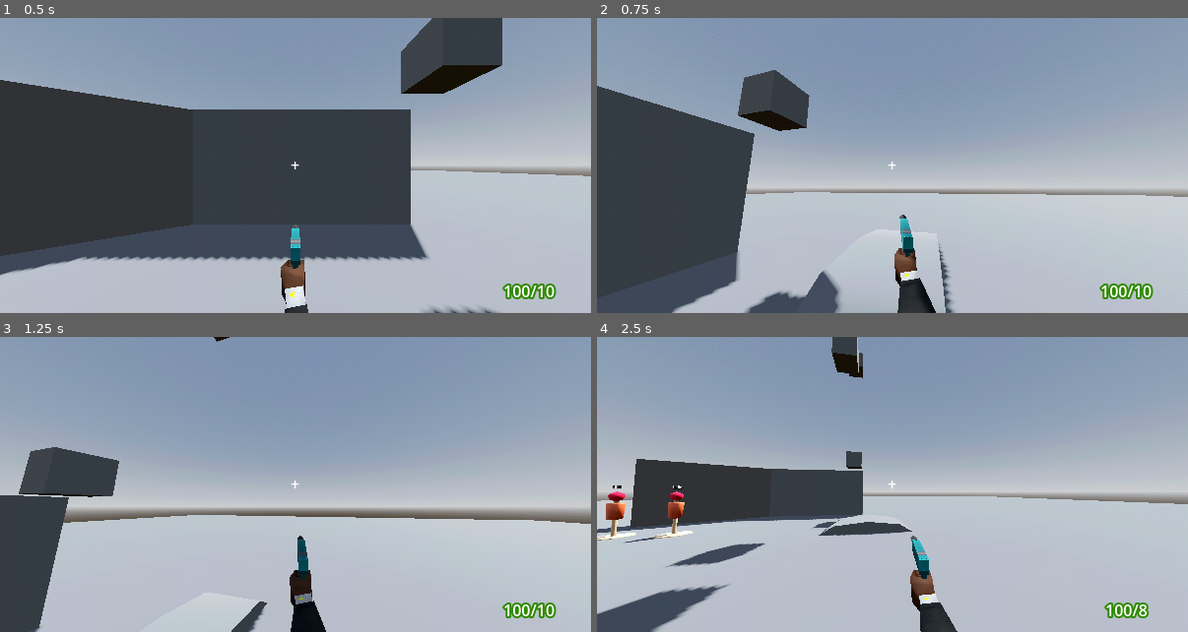
Above: before the commit, frames 1-4 (two rows, left to right).
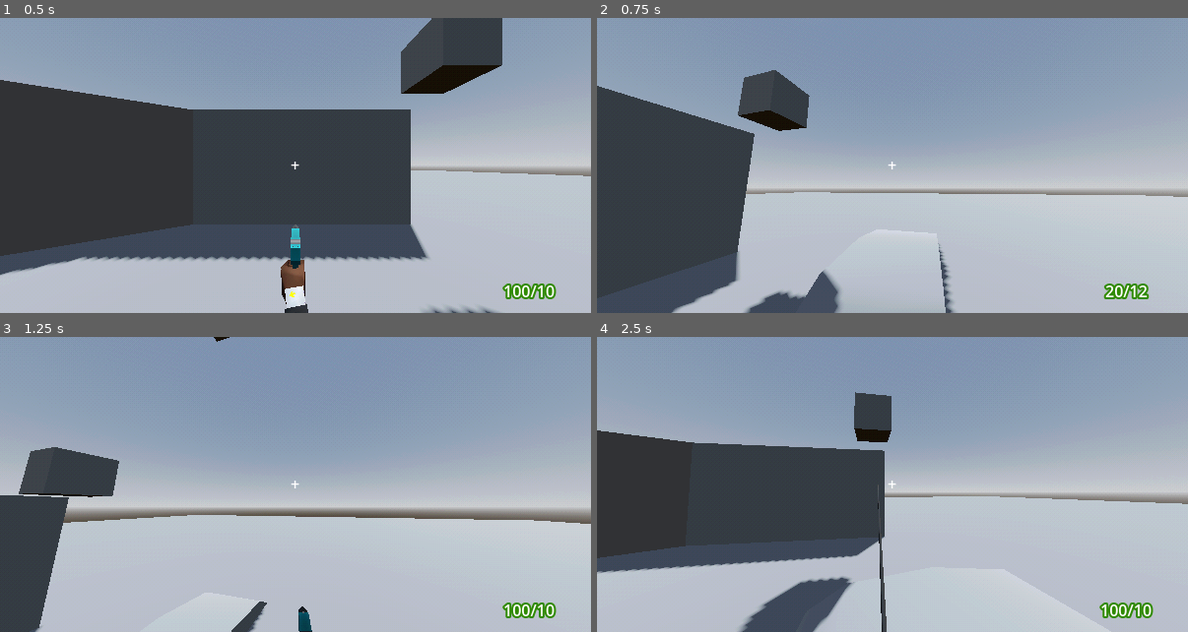
Above: after the commit, the same moments.

Repository: TheoLomeuBraga/kill-the-tower-boss
Game: Godot game, scene res://levels/test/test_level.tscn
Two runs of this game, one before a commit and one after it. Both use one fixed random seed, a clock stepped at 60 frames per second and the inputs below. The project has no main scene, so this scene is started directly.
Inputs (mouse positions are in pixels of both pictures, inside the frame that each line leads up to):
- Up to frame 1 (0.5 s): no input
- Up to frame 2 (0.75 s): move the mouse to (1022, 150) at 0.52 s; hold D (right) from 0.53 s (still down); tap Mouse wheel up (next_wepon) at 0.6 s
- Up to frame 3 (1.25 s): keep holding D (right); tap Space (jump) at 0.77 s; tap Mouse wheel down (previous_wepon) at 0.8 s
- Up to frame 4 (2.5 s): move the mouse to (862, 484) at 1.27 s; release D (right) at 1.28 s; hold S (back) 1.28-2.03 s; tap Mouse wheel down (previous_wepon) at 1.35 s; tap Space (jump) at 1.52 s; click (862, 484) at 1.55 s; move the mouse to (904, 478) at 2.02 s; press the mouse at (904, 478) at 2.03 s; hold D (right) from 2.03 s (still down); tap Mouse wheel up (next_wepon) at 2.3 s

Frame 1 is identical in both runs. In frame 2, 1.5% of the frame differs, in the area x 50-95%, y 66-100%; in frame 3, 1.0%; in frame 4, 19%, in the area x 0-99%, y 0-100%.

Commit message:
small fix on animations

Diff:
--- a/player/gun_control.gd
+++ b/player/gun_control.gd
@@ -209,6 +209,11 @@
 	elif Input.is_action_just_pressed("wepon_5"):
 		set_gun(4)
 
+	if Input.is_action_just_released("next_wepon"):
+		set_gun(wrap(current_gun_id+1,0,inventory.size()))
+	elif Input.is_action_just_released("previous_wepon"):
+		set_gun(wrap(current_gun_id-1,0,inventory.size()))
+
 	process_inventory_reload_time(delta)
 
 	if current_gun == null or player_model == null or player_model.gun == null:
@@ -255,7 +260,7 @@
 
 	sway_gun(delta)
 
-	if Input.is_action_just_pressed("reload"):
+	if Input.is_action_just_pressed("reload") or Input.is_action_just_released("shot") and not has_ammon:
 		reload()
 
 
--- a/player/player.tscn
+++ b/player/player.tscn
@@ -100,6 +100,7 @@
 script = ExtResource("3_qjkh3")
 model = ExtResource("4_tqiix")
 ammon_capacity = 2
+inventory_reload_time = 0.5
 reload_audio = ExtResource("5_hg6s5")
 bullets_per_shot = 10
 fire_rate = 0.1
Not shown, changed: TODO.txt
Binary file changed: player/guns/shotgun/shotgun.glb
Not shown, changed: player/guns/shotgun/shotgun.blend
Not shown, changed: player/guns/shotgun/shotgun.blend1
